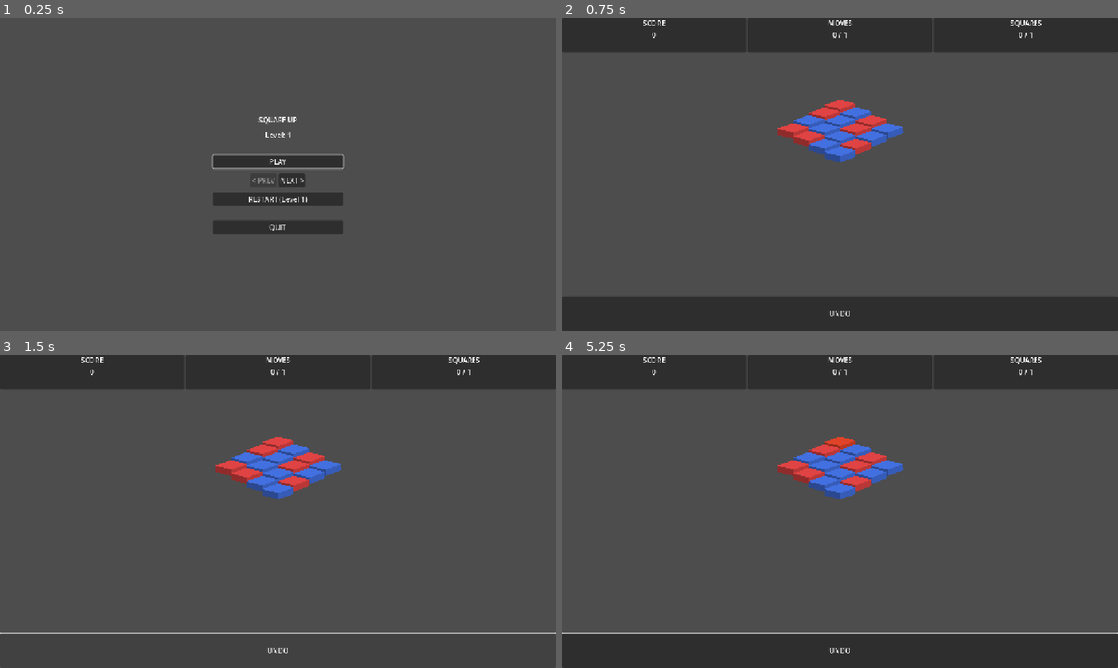
Above: before the commit, frames 1-4 (two rows, left to right).
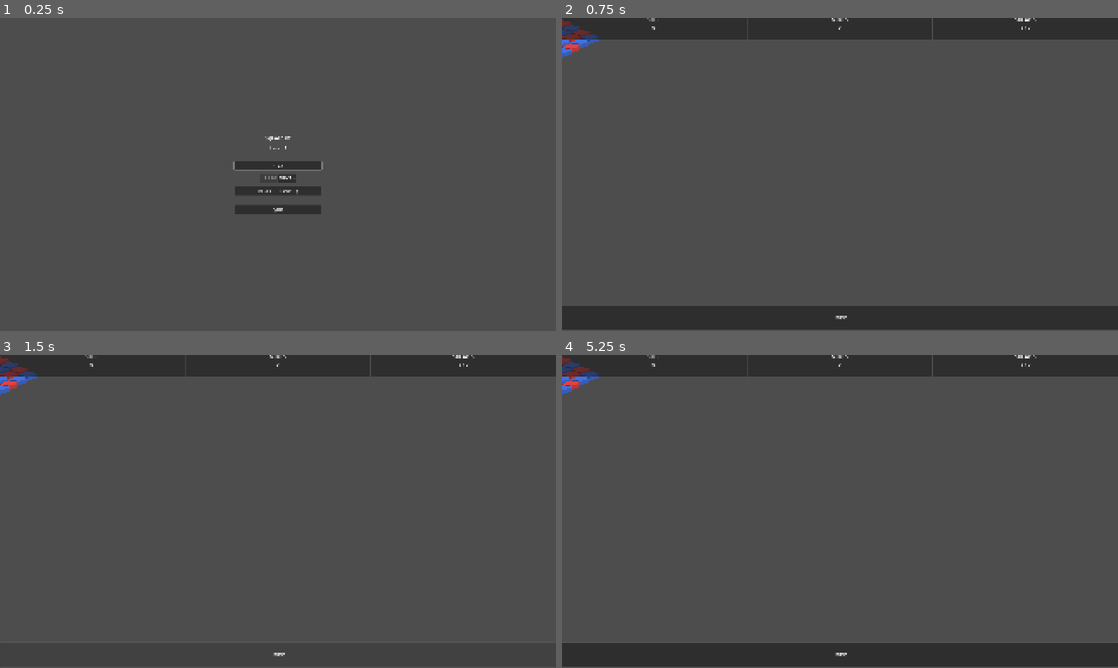
Above: after the commit, the same moments.

Repository: kodemusic/square_up
Game: Godot game, scene res://scenes/MainMenu.tscn
The game is run twice, just before and just after one commit, with the same random seed, the same clock (stepped at 60 frames per second) and the same inputs.
Inputs (mouse positions are in pixels of both pictures, inside the frame that each line leads up to):
- Up to frame 1 (0.25 s): no input
- Up to frame 2 (0.75 s): click "PLAY" at 0.5 s
- Up to frame 3 (1.5 s): click "UNDO" at 1.25 s
- Up to frame 4 (5.25 s): tap Enter at 2, 3.5, 5 s; move the mouse to (840, 433) at 2.02 s; hold Right (ui_right) 2.03-2.78 s; click (840, 433) at 2.17 s; tap Space at 2.75, 4.25 s; move the mouse to (856, 442) at 2.77 s; hold Left (ui_left) 2.78-3.53 s; click (856, 442) at 2.92 s; move the mouse to (873, 448) at 3.52 s; hold Right (ui_right) 3.53-5.03 s; click (873, 448) at 3.67 s; move the mouse to (884, 458) at 4.27 s; click (884, 458) at 4.42 s; move the mouse to (823, 442) at 5.02 s; hold Left (ui_left) from 5.03 s (still down); click (823, 442) at 5.17 s

The runs differ from the first frame. In frame 1, 3.5% of the frame differs, in the area x 38-62%, y 31-69%; in frame 2, 10%; in frame 3, 7.5%; in frame 4, 11%, in the area x 0-100%, y 0-100%.
Error after the commit: Parse Error: Function "get_viewport_rect()" not found in base self. (res://scripts/layout_manager.gd:48)

Commit message:
Implement Golden Rule dual-layout system with orientation detection and layout switching

Diff:
--- a/project.godot
+++ b/project.godot
@@ -21,11 +21,11 @@
 
 [display]
 
-window/size/viewport_width=1280
-window/size/viewport_height=720
+window/size/viewport_width=1920
+window/size/viewport_height=1080
 window/stretch/mode="canvas_items"
 window/stretch/aspect="expand"
-window/stretch/scale=1.0
+window/handheld/orientation=1
 window/stretch/scale.mobile=1.25
 
 [rendering]
--- a/scenes/Game.tscn
+++ b/scenes/Game.tscn
@@ -1,20 +1,26 @@
-[gd_scene load_steps=5 format=3 uid="uid://dadp8w3janinu"]
+[gd_scene load_steps=8 format=3 uid="uid://dadp8w3janinu"]
 
 [ext_resource type="Script" uid="uid://bwiwj1key4ty8" path="res://scripts/game.gd" id="1_cpr0p"]
 [ext_resource type="PackedScene" uid="uid://d2autq3odb8g" path="res://scenes/BoardRoot.tscn" id="1_ibkli"]
 [ext_resource type="PackedScene" uid="uid://dfd8esgememoj" path="res://scenes/HUD.tscn" id="2_qbsmt"]
 [ext_resource type="Script" uid="uid://c0ocuu6rdnurs" path="res://scripts/input_router.gd" id="3_input"]
+[ext_resource type="Script" path="res://scripts/layout_manager.gd" id="4_layout"]
+[ext_resource type="PackedScene" uid="uid://portrait_layout_001" path="res://scenes/PortraitLayout.tscn" id="5_portrait"]
+[ext_resource type="PackedScene" uid="uid://landscape_layout_001" path="res://scenes/LandscapeLayout.tscn" id="6_landscape"]
 
 [node name="Game" type="Node"]
 script = ExtResource("1_cpr0p")
 
 [node name="Camera2D" type="Camera2D" parent="."]
-position = Vector2(640, 358)
-zoom = Vector2(1.125, 1.125)
+position = Vector2(960, 540)
 
-[node name="Camera2D2" type="Camera2D" parent="."]
-position = Vector2(640, 358)
-zoom = Vector2(1.125, 1.125)
+[node name="LayoutManager" type="Node" parent="."]
+script = ExtResource("4_layout")
+
+[node name="PortraitLayout" parent="LayoutManager" instance=ExtResource("5_portrait")]
+visible = false
+
+[node name="LandscapeLayout" parent="LayoutManager" instance=ExtResource("6_landscape")]
 
 [node name="BoardRoot" parent="." instance=ExtResource("1_ibkli")]
 
@@ -29,6 +35,8 @@
 [node name="UILayer" type="CanvasLayer" parent="."]
 
 [node name="Hud" parent="UILayer" instance=ExtResource("2_qbsmt")]
+offset_top = -6.0
+offset_bottom = -6.0
 
 [node name="InputRouter" type="Node" parent="."]
 script = ExtResource("3_input")
--- /dev/null
+++ b/scenes/LandscapeLayout.tscn
@@ -0,0 +1,29 @@
+[gd_scene format=3 uid="uid://landscape_layout_001"]
+
+[node name="LandscapeLayout" type="Control"]
+layout_mode = 3
+anchors_preset = 15
+anchor_right = 1.0
+anchor_bottom = 1.0
+grow_horizontal = 2
+grow_vertical = 2
+
+[node name="BoardAnchor" type="CenterContainer" parent="."]
+layout_mode = 1
+anchors_preset = 8
+anchor_left = 0.5
+anchor_top = 0.5
+anchor_right = 0.5
+anchor_bottom = 0.5
+offset_left = -500.0
+offset_top = -300.0
+offset_right = 500.0
+offset_bottom = 300.0
+grow_horizontal = 2
+grow_vertical = 2
+
+[node name="UIAnchor" type="Control" parent="."]
+layout_mode = 1
+anchors_preset = 0
+offset_right = 40.0
+offset_bottom = 40.0
--- /dev/null
+++ b/scenes/PortraitLayout.tscn
@@ -0,0 +1,29 @@
+[gd_scene format=3 uid="uid://portrait_layout_001"]
+
+[node name="PortraitLayout" type="Control"]
+layout_mode = 3
+anchors_preset = 15
+anchor_right = 1.0
+anchor_bottom = 1.0
+grow_horizontal = 2
+grow_vertical = 2
+
+[node name="BoardAnchor" type="CenterContainer" parent="."]
+layout_mode = 1
+anchors_preset = 8
+anchor_left = 0.5
+anchor_top = 0.5
+anchor_right = 0.5
+anchor_bottom = 0.5
+offset_left = -300.0
+offset_top = -500.0
+offset_right = 300.0
+offset_bottom = 300.0
+grow_horizontal = 2
+grow_vertical = 2
+
+[node name="UIAnchor" type="Control" parent="."]
+layout_mode = 1
+anchors_preset = 0
+offset_right = 40.0
+offset_bottom = 40.0
--- a/scenes/Tile.tscn
+++ b/scenes/Tile.tscn
@@ -14,7 +14,7 @@
 position = Vector2(0.5, 8.5)
 
 [node name="visual" type="Node2D" parent="."]
-position = Vector2(0.5, 8.5)
+position = Vector2(0, 24)
 scale = Vector2(0.135, 0.135)
 
 [node name="Highlight" type="Sprite2D" parent="visual"]
@@ -22,22 +22,22 @@
 [node name="LockIcon" type="Sprite2D" parent="visual"]
 
 [node name="Sprite2D" type="Sprite2D" parent="visual"]
-position = Vector2(-2, 94)
 texture = ExtResource("2_r3gf4")
 
 [node name="CollisionPolygon2D" type="CollisionPolygon2D" parent="."]
-position = Vector2(0, 32)
+position = Vector2(0, 35)
 polygon = PackedVector2Array(-1, -27, 32, -19, 1, -8, -32, -16)
 
 [node name="StackedRoot" type="Node2D" parent="."]
 visible = false
+position = Vector2(0, 2)
 
 [node name="Stack_slice1" type="Sprite2D" parent="StackedRoot"]
-position = Vector2(0, 62)
-scale = Vector2(0.25, 0.25)
+position = Vector2(0, 39)
+scale = Vector2(0.135, 0.135)
 texture = ExtResource("3_r3gf4")
 
 [node name="Stack_slice2" type="Sprite2D" parent="StackedRoot"]
-position = Vector2(0, 85)
-scale = Vector2(0.25, 0.25)
+position = Vector2(0.15, 51)
+scale = Vector2(0.135, 0.135)
 texture = ExtResource("3_r3gf4")
--- a/scripts/game.gd
+++ b/scripts/game.gd
@@ -11,6 +11,7 @@
 @onready var tile_container := $BoardRoot/TileContainer as Node2D
 @onready var input_router := $InputRouter as Node
 @onready var hud := $UILayer/Hud as Control
+@onready var layout_manager := $LayoutManager as Node
 
 ## Current level being played
 var current_level: LevelData
@@ -65,9 +66,12 @@
 	# Pass level configuration to input router
 	input_router.set_current_level(current_level)
 
-	# Center the board on screen (camera is at 640, 359)
-	# For a 4x4 grid, the center should be offset
-	tile_container.position = Vector2(640, 200)
+	# Position board relative to active layout's BoardAnchor (Golden Rule architecture)
+	# Camera is centered at (960, 540) for 1920x1080 viewport
+	_position_board_in_layout()
+
+	# Connect to orientation changes for runtime layout switching
+	layout_manager.orientation_changed.connect(_on_orientation_changed)
 
 	print("Level loaded: %s" % current_level.level_name)
 	print("Board size: %dx%d" % [current_level.width, current_level.height])
@@ -247,3 +251,33 @@
 		push_warning("Failed to pre-generate level %d" % next_id)
 
 	is_pregenerating = false
+
+## ========================================================================
+##  GOLDEN RULE LAYOUT SYSTEM
+## ========================================================================
+
+## Position the board container relative to the active layout's BoardAnchor
+## This implements layout-relative positioning (Golden Rule principle #5)
+func _position_board_in_layout() -> void:
+	# Wait one frame to ensure layout nodes are ready
+	await get_tree().process_frame
+
+	var board_anchor: Control = layout_manager.get_active_board_anchor()
+
+	# Get BoardAnchor's global position and size
+	var anchor_global_pos: Vector2 = board_anchor.global_position
+	var anchor_size: Vector2 = board_anchor.size
+
+	# Calculate center of BoardAnchor
+	var anchor_center: Vector2 = anchor_global_pos + (anchor_size / 2.0)
+
+	# Position tile_container at anchor center
+	tile_container.global_position = anchor_center
+
+	print("[Game] Board positioned at: %v (layout-relative)" % tile_container.global_position)
+
+## Handle orientation changes (portrait <-> landscape)
+## Re-positions board when layout switches at runtime
+func _on_orientation_changed(is_portrait: bool) -> void:
+	print("[Game] Orientation changed: %s" % ("Portrait" if is_portrait else "Landscape"))
+	_position_board_in_layout()
--- /dev/null
+++ b/scripts/layout_manager.gd
@@ -0,0 +1,84 @@
+extends Node
+
+## ========================================================================
+##  LAYOUT MANAGER - Golden Rule Dual-Layout System
+## ========================================================================
+## Implements the "Golden Rule" architecture for orientation-aware layouts.
+## Detects portrait vs landscape orientation and switches between layouts
+## without reloading scenes or duplicating game logic.
+##
+## Principles:
+## - One game scene, two layout wrappers, zero duplicated gameplay
+## - Separate GAME from LAYOUT (board logic never changes)
+## - Runtime orientation detection based on aspect ratio
+## - Layout-relative positioning (never position board to screen directly)
+##
+## Usage:
+##   var board_anchor = layout_manager.get_active_board_anchor()
+##   tile_container.global_position = board_anchor center
+## ========================================================================
+
+## Emitted when orientation changes (portrait <-> landscape)
+signal orientation_changed(is_portrait: bool)
+
+## References to layout containers
+@onready var portrait_layout: Control = $PortraitLayout
+@onready var landscape_layout: Control = $LandscapeLayout
+
+## Current orientation state
+var current_is_portrait: bool = false
+
+## Called when node enters scene tree
+func _ready() -> void:
+	print("\n" + "=".repeat(60))
+	print("  LAYOUT MANAGER - Golden Rule System Initialized")
+	print("=".repeat(60))
+
+	# Detect initial orientation
+	_detect_and_apply_orientation()
+
+	# Listen for window resize events
+	get_tree().root.size_changed.connect(_on_viewport_size_changed)
+
+	print("  Initial orientation: %s" % ("Portrait" if current_is_portrait else "Landscape"))
+	print("=".repeat(60) + "\n")
+
+## Detect orientation based on viewport aspect ratio and apply layout
+func _detect_and_apply_orientation() -> void:
+	var viewport_size := get_viewport_rect().size
+	var aspect_ratio := viewport_size.x / viewport_size.y
+
+	# Portrait if height > width (aspect ratio < 1.0)
+	var is_portrait := aspect_ratio < 1.0
+
+	# Only switch if orientation actually changed
+	if is_portrait != current_is_portrait:
+		current_is_portrait = is_portrait
+		_switch_layout(is_portrait)
+		orientation_changed.emit(is_portrait)
+
+## Switch between portrait and landscape layouts
+func _switch_layout(is_portrait: bool) -> void:
+	if is_portrait:
+		portrait_layout.visible = true
+		landscape_layout.visible = false
+		print("[LayoutManager] Switched to PORTRAIT layout")
+	else:
+		portrait_layout.visible = false
+		landscape_layout.visible = true
+		print("[LayoutManager] Switched to LANDSCAPE layout")
+
+## Get the active layout's BoardAnchor for positioning the board
+func get_active_board_anchor() -> Control:
+	if current_is_portrait:
+		return portrait_layout.get_node("BoardAnchor") as Control
+	else:
+		return landscape_layout.get_node("BoardAnchor") as Control
+
+## Check if current orientation is portrait
+func is_portrait() -> bool:
+	return current_is_portrait
+
+## Handle viewport size changes (window resize)
+func _on_viewport_size_changed() -> void:
+	_detect_and_apply_orientation()
--- a/scripts/level_data.gd
+++ b/scripts/level_data.gd
@@ -13,9 +13,6 @@
 ## ========================================================================
 
 class_name LevelData
-
-# Dependencies
-const ColorBag = preload("res://scripts/color_bag.gd")
 
 # ========================================================================
 # CONSTANTS
Not shown, added: docs/GOLDEN_RULE_ARCHITECTURE.md
